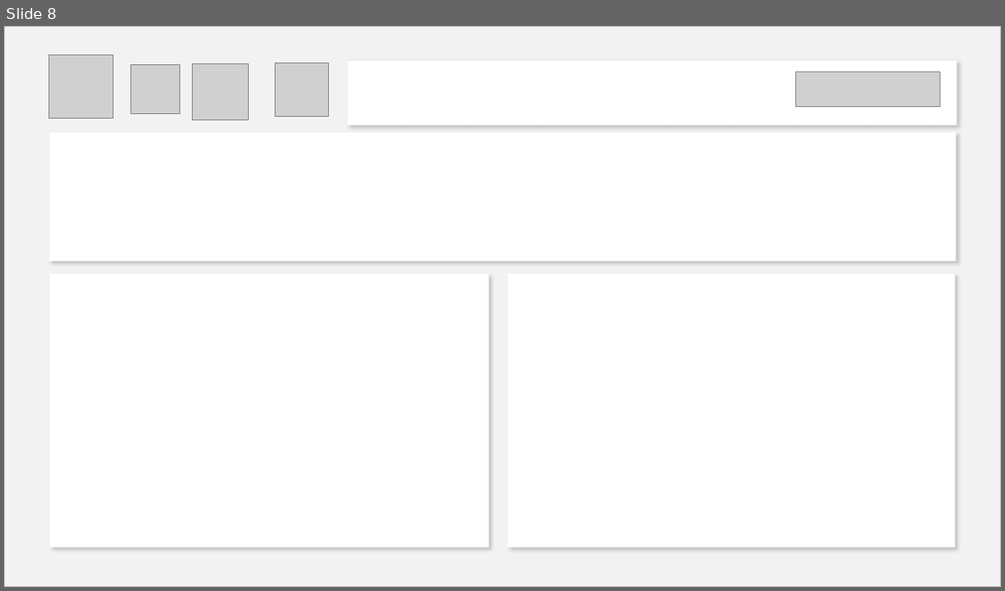
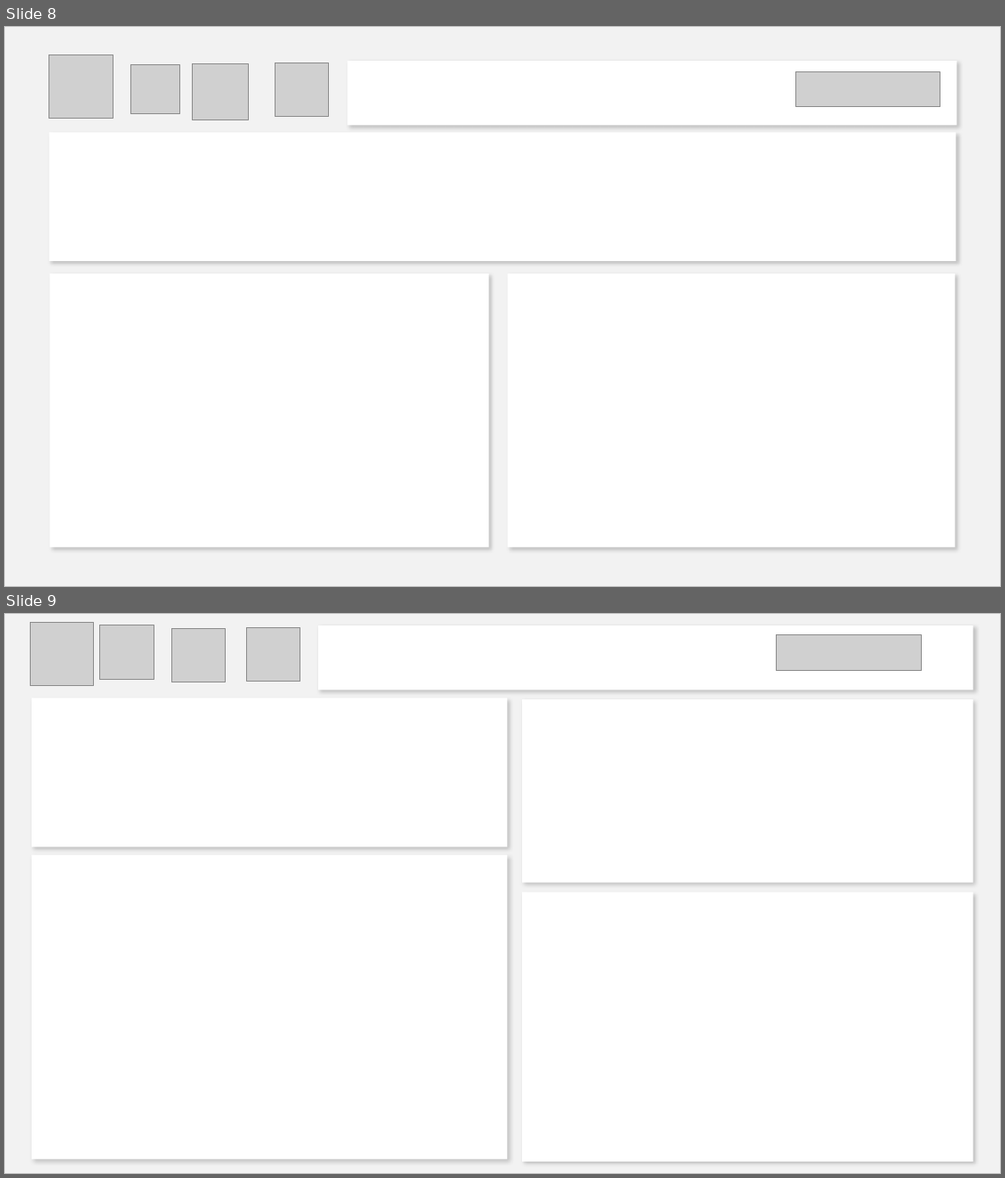
Before and after one commit to EdithRP/Fedepapa_Analisis_y_Recaudo, a slide deck: plantillaspowerbi.pptx. Shown one above the other, each under a label of ours: slide 8 before the commit, slides 8 and 9 after it. The pictures are 1005x591 and 1005x1178 pixels, drawn with LibreOffice and Linux fonts; fonts in the diff are those of the drawing; grey boxes stand for pictures. Boxes give left, top, right and bottom in pixels: in the first picture for what was removed or moved away, otherwise in the second. Text is boxed around its words. In the diff, an @@ line names an element or a change of style, - is before the commit and + after.

```diff
--- a/plantillaspowerbi.pptx
+++ b/plantillaspowerbi.pptx
@@ slide 9 added at (x1=4, y1=613, x2=1001, y2=1174), background #FFFFFF @@
@@ rectangle added at (x1=4, y1=613, x2=1001, y2=1174), fill #F2F2F2, outline #BFBFBF 1.5 pt @@
@@ picture added at (x1=30, y1=622, x2=94, y2=686) @@
@@ picture added at (x1=99, y1=625, x2=154, y2=680) @@
@@ picture added at (x1=171, y1=629, x2=226, y2=682) @@
@@ picture added at (x1=246, y1=628, x2=300, y2=682) @@
@@ rectangle added at (x1=318, y1=625, x2=973, y2=690), fill #FFFFFF @@
@@ picture added at (x1=777, y1=635, x2=922, y2=671) @@
@@ rectangle added at (x1=32, y1=698, x2=507, y2=847), fill #FFFFFF @@
@@ rectangle added at (x1=522, y1=699, x2=973, y2=883), fill #FFFFFF @@
@@ rectangle added at (x1=32, y1=854, x2=507, y2=1159), fill #FFFFFF @@
@@ rectangle added at (x1=522, y1=892, x2=973, y2=1161), fill #FFFFFF @@
```
Also in this commit, not shown: 2 slides changed, 1 slide removed, 12 other files.
